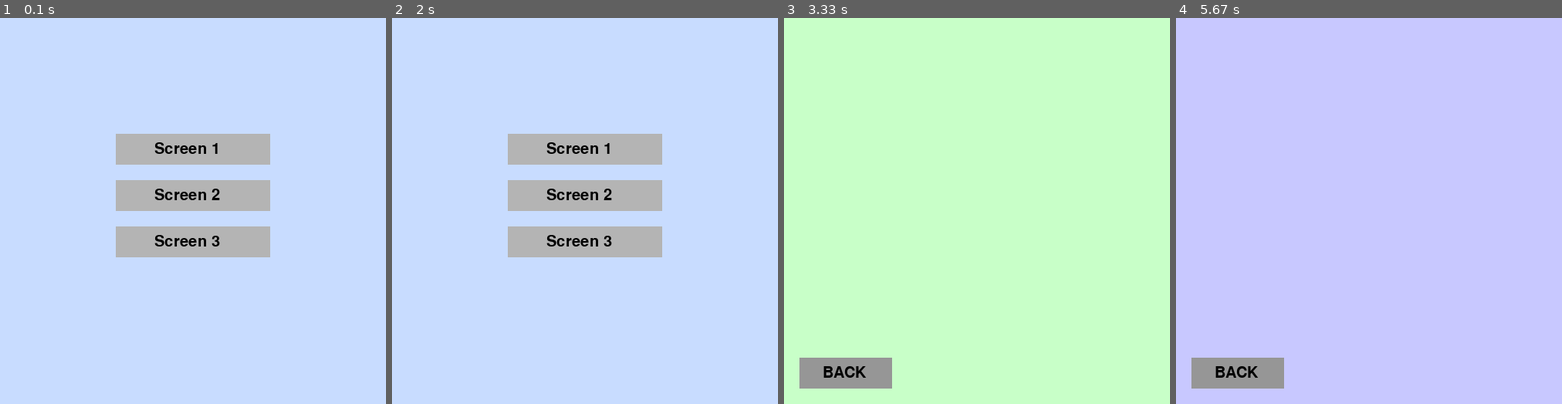
Above: before the commit, frames 1-4 (left to right).
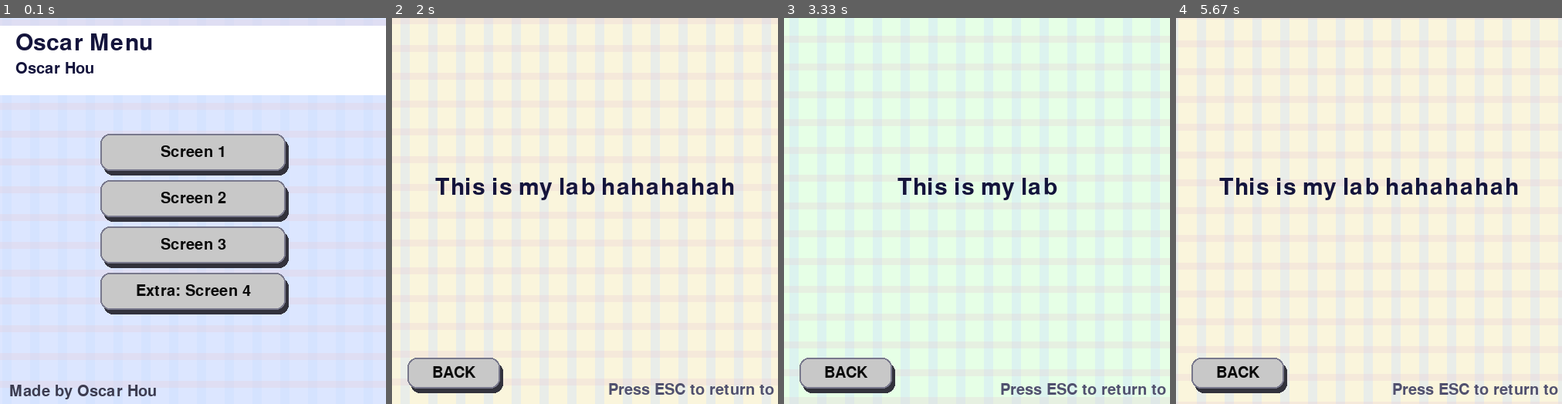
Above: after the commit, the same moments.

Repository: Oscarhou1/pygame
Game: pygame game, started from Pygame Challenge 05 - Menu.py
The game is run twice, just before and just after one commit, with the same random seed, the same clock (stepped at 60 frames per second) and the same inputs.
Inputs (mouse positions are in pixels of both pictures, inside the frame that each line leads up to):
- Up to frame 1 (0.1 s): no input
- Up to frame 2 (2 s): press the mouse at (585, 238) at 0.37 s; move the mouse to (538, 226) at 0.47 s; release the mouse at (492, 214) at 0.6 s; hold Esc 0.67-1.13 s; click (666, 160) at 1.22 s; press the mouse at (453, 373) at 1.53 s; move the mouse to (569, 218) at 1.63 s; release the mouse at (685, 64) at 1.77 s; click (623, 292) at 1.88 s
- Up to frame 3 (3.33 s): press the mouse at (845, 373) at 2.2 s; move the mouse to (930, 234) at 2.3 s; release the mouse at (1019, 99) at 2.43 s; click "Screen 2" at 2.55 s; press the mouse at (845, 373) at 2.87 s; move the mouse to (872, 307) at 2.97 s; release the mouse at (899, 241) at 3.1 s; press the mouse at (977, 199) at 3.2 s; move the mouse to (973, 141) at 3.3 s
- Up to frame 4 (5.67 s): release the mouse at (1365, 87) at 3.43 s; hold Esc 3.5-3.97 s; press the mouse at (1369, 292) at 4.03 s; move the mouse to (1330, 183) at 4.13 s; release the mouse at (1295, 75) at 4.27 s; press the mouse at (1237, 373) at 4.37 s; move the mouse to (1280, 265) at 4.47 s; release the mouse at (1326, 156) at 4.6 s; press the mouse at (1369, 245) at 4.7 s; move the mouse to (1303, 292) at 4.8 s; release the mouse at (1233, 338) at 4.93 s; tap Esc at 5 s; press the mouse at (1369, 292) at 5.37 s; move the mouse to (1361, 257) at 5.47 s; release the mouse at (1357, 222) at 5.6 s

The runs differ from the first frame. In frame 1, 31% of the frame differs, in the area x 0-100%, y 2-99%; in frame 2, 100%; in frame 3, 100%; in frame 4, 100%, in the area x 0-100%, y 0-100%.

Commit message:
Eliminate
Enhanced the menu with a new animated plaid background, added a fourth screen, and improved button interactions with hover effects.

Diff:
--- a/Pygame Challenge 05 - Menu.py
+++ b/Pygame Challenge 05 - Menu.py
@@ -45,81 +45,206 @@
 #
 # Good luck!
 #-----------------------------------------------------------------------------
+# -----------------------------------------------------------------------------
+# Fancy Gamestate Menu Lab (student-style)
+# by: a junior coder (you!)
+#
+# What I changed (kept functions the same):
+# - Added a simple animated "plaid" background (easy to understand)
+# - Fancy header/title banner and a short student-style comment block
+# - Rounded, shadowed buttons with hover (mouseover) effects
+# - Button highlight + slight scale to show interaction (collision detection style)
+# - Added a 4th screen (Level 4 requirement)
+# - Added ESC key to return to menu for convenience
+#
+# How to use: Install pygame (pip install pygame), then run this file.
+# The program still uses simple rectangle collision for clicks so it's easy to follow.
+# -----------------------------------------------------------------------------
+
 import pygame
+import sys
+import math
+
 pygame.init()
 
 # ---------- SETUP ----------
 WIDTH, HEIGHT = 500, 500
 screen = pygame.display.set_mode((WIDTH, HEIGHT))
-pygame.display.set_caption("Gamestate Menu Lab")
+
 clock = pygame.time.Clock()
 font = pygame.font.SysFont(None, 30)
+BIG = pygame.font.SysFont(None, 44)
 
 # ---------- GAME STATES ----------
 MENU = "menu"
 SCREEN1 = "screen1"
 SCREEN2 = "screen2"
 SCREEN3 = "screen3"
+SCREEN4 = "screen4"  # new screen added
 state = MENU
 
-# ---------- BUTTONS (rectangles) ----------
-btn1 = pygame.Rect(150, 150, 200, 40)
-btn2 = pygame.Rect(150, 210, 200, 40)
-btn3 = pygame.Rect(150, 270, 200, 40)
+# draw---
+btn_w, btn_h = 240, 48
+btn1 = pygame.Rect((WIDTH - btn_w) // 2, 150, btn_w, btn_h)
+btn2 = pygame.Rect((WIDTH - btn_w) // 2, 210, btn_w, btn_h)
+btn3 = pygame.Rect((WIDTH - btn_w) // 2, 270, btn_w, btn_h)
+btn4 = pygame.Rect((WIDTH - btn_w) // 2, 330, btn_w, btn_h)  # extra button
 back_btn = pygame.Rect(20, 440, 120, 40)
+
+# Colors (named so it's easy to change)
+BG_COLOR = (220, 230, 255)
+BUTTON_COLOR = (200, 200, 200)
+BUTTON_HOVER = (170, 180, 220)
+SHADOW = (50, 50, 60)
+TITLE_COLOR = (20, 20, 60)
+
+# ---------- HELPERS ----------
+
+def draw_plaid(surface, t):
+    surf = pygame.Surface((WIDTH, HEIGHT), pygame.SRCALPHA)
+    # vertical bars
+    spacing = 36
+    offset = int((t * 40) % spacing)
+    for x in range(-spacing, WIDTH + spacing, spacing):
+        r = pygame.Rect(x + offset, 0, spacing // 3, HEIGHT)
+        pygame.draw.rect(surf, (200, 220, 255, 90), r)
+
+    # horizontal bars on another transparent surface for depth
+    surf2 = pygame.Surface((WIDTH, HEIGHT), pygame.SRCALPHA)
+    offset2 = int((t * 30) % spacing)
+    for y in range(-spacing, HEIGHT + spacing, spacing):
+        r = pygame.Rect(0, y + offset2, WIDTH, spacing // 4)
+        pygame.draw.rect(surf2, (230, 200, 210, 70), r)
+
+    surface.blit(surf, (0, 0))
+    surface.blit(surf2, (0, 0))
+
+
+def draw_button(surface, rect, text, is_hover, font, scale=1.0):
+    w, h = rect.w * scale, rect.h * scale
+    x = rect.centerx - w / 2
+    y = rect.centery - h / 2
+    scaled = pygame.Rect(int(x), int(y), int(w), int(h))
+
+    # shadow
+    shadow_rect = scaled.copy()
+    shadow_rect.x += 4
+    shadow_rect.y += 6
+    pygame.draw.rect(surface, SHADOW, shadow_rect, border_radius=12)
+
+    # color depends on hover
+    color = BUTTON_HOVER if is_hover else BUTTON_COLOR
+    pygame.draw.rect(surface, color, scaled, border_radius=12)
+
+    # outline
+    pygame.draw.rect(surface, (120, 120, 140), scaled, width=2, border_radius=12)
+
+    # text
+    text_surf = font.render(text, True, (10, 10, 10))
+    text_rect = text_surf.get_rect(center=scaled.center)
+    surface.blit(text_surf, text_rect)
+
+
+def is_hover(rect, mouse_pos):
+    return rect.collidepoint(mouse_pos)
+
 
 # ---------- MAIN LOOP ----------
 running = True
+start_time = pygame.time.get_ticks() / 1000.0
+
 while running:
-    clock.tick(60)
+    dt = clock.tick(60) / 1000.0
+    t = pygame.time.get_ticks() / 1000.0 - start_time
     mouse = pygame.mouse.get_pos()
+    mouse_pressed = pygame.mouse.get_pressed()[0]
 
     for event in pygame.event.get():
         if event.type == pygame.QUIT:
             running = False
-
-        if event.type == pygame.MOUSEBUTTONDOWN:
-            # MENU BUTTONS
+        elif event.type == pygame.KEYDOWN:
+            if event.key == pygame.K_ESCAPE:
+                state = MENU
+
+        elif event.type == pygame.MOUSEBUTTONDOWN and event.button == 1:
+            # handle clicks per state (collision detection style)
             if state == MENU:
                 if btn1.collidepoint(mouse):
                     state = SCREEN1
-                if btn2.collidepoint(mouse):
+                elif btn2.collidepoint(mouse):
                     state = SCREEN2
-                if btn3.collidepoint(mouse):
+                elif btn3.collidepoint(mouse):
                     state = SCREEN3
-
-            # BACK BUTTON
-            if state != MENU:
+                elif btn4.collidepoint(mouse):
+                    state = SCREEN4
+            else:
                 if back_btn.collidepoint(mouse):
                     state = MENU
 
     # ---------- DRAW ----------
+    screen.fill(BG_COLOR)
+    draw_plaid(screen, t)
+
+    # header/title area
+    header_rect = pygame.Rect(0, 10, WIDTH, 90)
+    pygame.draw.rect(screen, (255, 255, 255, 40), header_rect)  # subtle strip
+    title = BIG.render("Oscar Menu", True, TITLE_COLOR)
+    subtitle = font.render("Oscar Hou", True, TITLE_COLOR)
+    screen.blit(title, (20, 18))
+    screen.blit(subtitle, (20, 56))
+
     if state == MENU:
-        screen.fill((200, 220, 255))  # backdrop 1
-
-        pygame.draw.rect(screen, (180,180,180), btn1)
-        pygame.draw.rect(screen, (180,180,180), btn2)
-        pygame.draw.rect(screen, (180,180,180), btn3)
-
-        screen.blit(font.render("Screen 1", True, (0,0,0)), (200, 160))
-        screen.blit(font.render("Screen 2", True, (0,0,0)), (200, 220))
-        screen.blit(font.render("Screen 3", True, (0,0,0)), (200, 280))
-
-    elif state == SCREEN1:
-        screen.fill((255, 200, 200))  # backdrop 2
-        pygame.draw.rect(screen, (150,150,150), back_btn)
-        screen.blit(font.render("BACK", True, (0,0,0)), (50, 450))
-
-    elif state == SCREEN2:
-        screen.fill((200, 255, 200))  # backdrop 3
-        pygame.draw.rect(screen, (150,150,150), back_btn)
-        screen.blit(font.render("BACK", True, (0,0,0)), (50, 450))
-
-    elif state == SCREEN3:
-        screen.fill((200, 200, 255))  # backdrop 4
-        pygame.draw.rect(screen, (150,150,150), back_btn)
-        screen.blit(font.render("BACK", True, (0,0,0)), (50, 450))
+        # draw buttons with hover effect and slight scaling when hovered
+        hover1 = is_hover(btn1, mouse)
+        hover2 = is_hover(btn2, mouse)
+        hover3 = is_hover(btn3, mouse)
+        hover4 = is_hover(btn4, mouse)
+
+        # use a small pulsing scale when hovered to make it lively
+        pulse = 1.0 + 0.03 * math.sin(t * 8)
+        draw_button(screen, btn1, "Screen 1", hover1, font, scale=(pulse if hover1 else 1.0))
+        draw_button(screen, btn2, "Screen 2", hover2, font, scale=(pulse if hover2 else 1.0))
+        draw_button(screen, btn3, "Screen 3", hover3, font, scale=(pulse if hover3 else 1.0))
+        draw_button(screen, btn4, "Extra: Screen 4", hover4, font, scale=(pulse if hover4 else 1.0))
+
+        # small footer text for student-style credits
+        footer = font.render("Made by Oscar Hou", True, (60, 60, 80))
+        screen.blit(footer, (12, HEIGHT - 26))
+
+    else:
+        # different simple backdrops for each screen (level requirement)
+        if state == SCREEN1:
+            screen.fill((255, 230, 230))
+            msg = "i am oscar Hou"
+        elif state == SCREEN2:
+            screen.fill((230, 255, 230))
+            msg = "This is my lab"
+        elif state == SCREEN3:
+            screen.fill((230, 230, 255))
+            msg = "It is meet level 4+"
+        elif state == SCREEN4:
+            screen.fill((250, 245, 220))
+            msg = "This is my lab hahahahah"
+        else:
+            msg = "Unknown"
+
+        # reapply a light plaid overlay so the background keeps the same feel
+        draw_plaid(screen, t * 0.6)
+
+        # screen title and a back button
+        title_surf = BIG.render(msg, True, TITLE_COLOR)
+        title_rect = title_surf.get_rect(center=(WIDTH // 2, HEIGHT // 2 - 30))
+        screen.blit(title_surf, title_rect)
+
+        # draw back button (with hover)
+        back_hover = is_hover(back_btn, mouse)
+        draw_button(screen, back_btn, "BACK", back_hover, font, scale=(1.05 if back_hover else 1.0))
+
+        # hint
+        hint = font.render("Press ESC to return to menu", True, (80, 80, 110))
+        screen.blit(hint, (WIDTH - 220, HEIGHT - 28))
 
     pygame.display.flip()
 
 pygame.quit()
+sys.exit()
